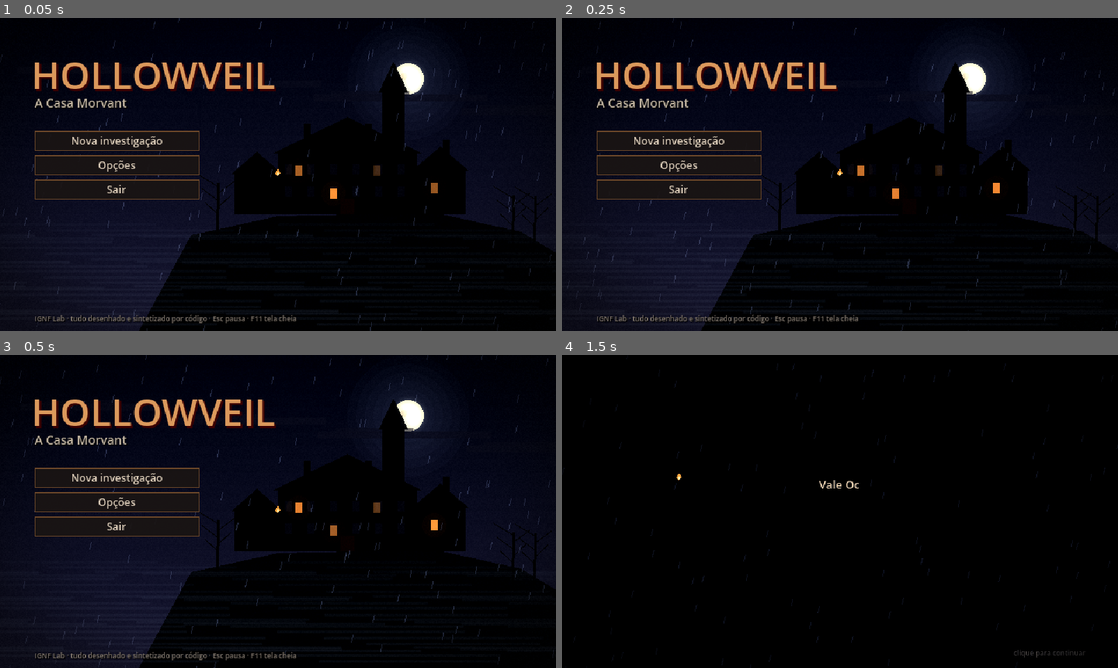
Above: before the commit, frames 1-4 (two rows, left to right).
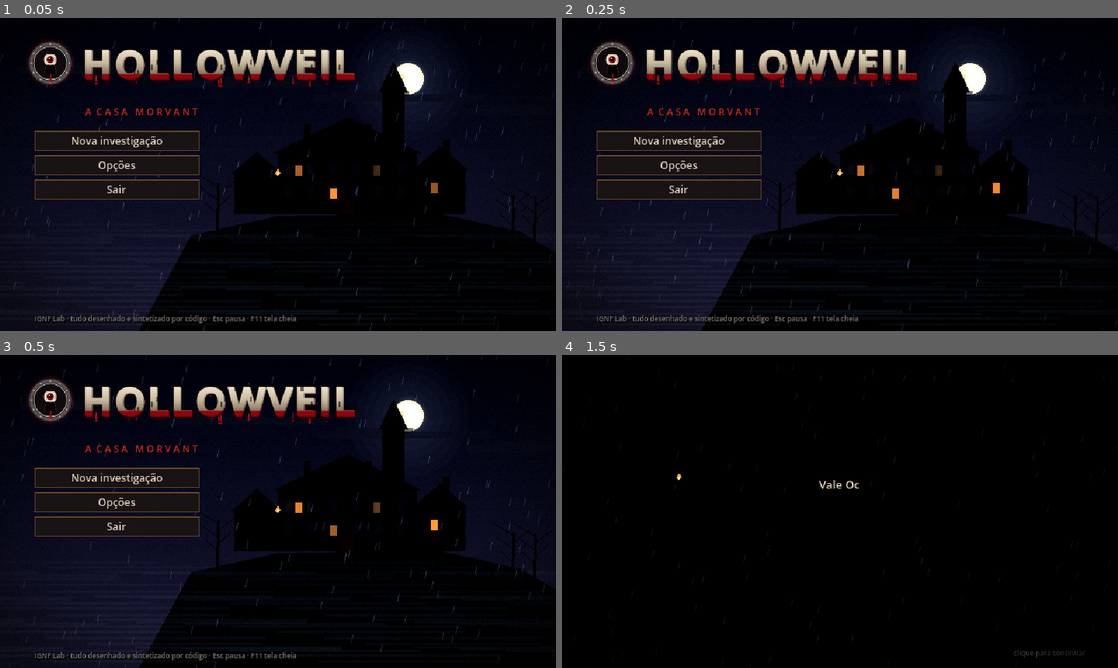
Above: after the commit, the same moments.

Repository: igonozoid/hollowveil
Game: Godot game, scene res://main.tscn
The game is run twice, just before and just after one commit, with the same random seed, the same clock (stepped at 60 frames per second) and the same inputs.
Inputs (mouse positions are in pixels of both pictures, inside the frame that each line leads up to):
- Up to frame 1 (0.05 s): no input
- Up to frame 2 (0.25 s): no input
- Up to frame 3 (0.5 s): no input
- Up to frame 4 (1.5 s): tap Enter at 0.5 s; move the mouse to (962, 495) at 0.52 s; hold Right (ui_right) 0.53-1.25 s; tap Z at 0.6 s; click (962, 495) at 0.67 s; click "Nova investigação" at 1.25 s

The runs differ from the first frame. In frame 1, 5.1% of the frame differs, in the area x 5-64%, y 7-32%; in frame 2, 5.1%; in frame 3, 5.1%; in frame 4, nothing differs.

Commit message:
Logo novo no menu: emblema, osso rachado encharcado de sangue e gotas que caem
Co-Authored-By: Claude Opus 5.5 <noreply@anthropic.com>

Diff:
--- /dev/null
+++ b/game/scripts/ui/logo.gd
@@ -0,0 +1,134 @@
+extends Control
+## O logo do jogo: o emblema (olho na fechadura), o nome em osso rachado que
+## se encharca de sangue na base e gotas que escorrem devagar e caem. Usado no
+## menu e na tela do final.
+
+const EMBLEM := preload("res://icons/emblem_128.png")
+
+const BONE_SHADER := """
+shader_type canvas_item;
+uniform float top_y = 6.0;
+uniform float glyph_h = 44.0;
+uniform float time = 0.0;
+varying float ly;
+void vertex() { ly = VERTEX.y; }
+float hash(vec2 p) { return fract(sin(dot(p, vec2(12.9898, 78.233))) * 43758.5453); }
+void fragment() {
+	float k = clamp((ly - top_y) / glyph_h, 0.0, 1.0);
+	vec3 top = vec3(0.97, 0.93, 0.84);
+	vec3 mid = vec3(0.78, 0.72, 0.62);
+	vec3 bot = vec3(0.38, 0.32, 0.27);
+	vec3 g = k < 0.5 ? mix(top, mid, k * 2.0) : mix(mid, bot, (k - 0.5) * 2.0);
+	// Rachaduras finas no osso.
+	vec2 cell = floor(FRAGCOORD.xy / 2.0);
+	float crack = step(0.965, hash(vec2(cell.x, floor(cell.y / 3.0))));
+	g *= 1.0 - crack * 0.55;
+	// A base encharcada de sangue, que sobe e desce como se respirasse.
+	float level = 0.8 - 0.03 * sin(time * 0.7);
+	float blood = smoothstep(level, level + 0.07, k);
+	g = mix(g, vec3(0.56, 0.02, 0.05), blood);
+	COLOR = vec4(g, COLOR.a);
+}
+"""
+
+var title := "HOLLOWVEIL"
+var font_size := 44
+var subtitle := "A  C A S A   M O R V A N T"
+var t := 0.0
+var labels: Array = []
+var mat: ShaderMaterial
+var drips: Array = []        # [x, comprimento, velocidade, largura]
+var drops: Array = []        # [posição, velocidade]
+var title_pos := Vector2(64, 0)
+var title_w := 0.0
+
+
+func _ready() -> void:
+	mouse_filter = Control.MOUSE_FILTER_IGNORE
+	var emblem := TextureRect.new()
+	emblem.texture = EMBLEM
+	emblem.expand_mode = TextureRect.EXPAND_IGNORE_SIZE
+	emblem.stretch_mode = TextureRect.STRETCH_KEEP_ASPECT_CENTERED
+	emblem.texture_filter = CanvasItem.TEXTURE_FILTER_LINEAR
+	emblem.position = Vector2(0, 2)
+	emblem.size = Vector2(56, 56)
+	emblem.mouse_filter = Control.MOUSE_FILTER_IGNORE
+	add_child(emblem)
+	var spacing := FontVariation.new()
+	spacing.base_font = ThemeDB.fallback_font
+	spacing.spacing_glyph = 3
+	spacing.variation_embolden = 0.8
+	var sh := Shader.new()
+	sh.code = BONE_SHADER
+	mat = ShaderMaterial.new()
+	mat.shader = sh
+	for layer in 2:
+		var l := Label.new()
+		l.text = title
+		l.position = title_pos
+		l.add_theme_font_override("font", spacing)
+		l.add_theme_font_size_override("font_size", font_size)
+		l.mouse_filter = Control.MOUSE_FILTER_IGNORE
+		if layer == 0:
+			l.add_theme_color_override("font_color", Color(0.06, 0.01, 0.02))
+			l.add_theme_color_override("font_outline_color", Color(0.04, 0.0, 0.01))
+			l.add_theme_constant_override("outline_size", 9)
+			l.add_theme_color_override("font_shadow_color", Color(0.25, 0.0, 0.02, 0.8))
+			l.add_theme_constant_override("shadow_offset_y", 3)
+		else:
+			l.material = mat
+		add_child(l)
+		labels.append(l)
+	var sub := Label.new()
+	sub.text = subtitle
+	sub.position = title_pos + Vector2(4, font_size + 34)
+	sub.add_theme_font_size_override("font_size", 11)
+	sub.add_theme_color_override("font_color", Color(0.78, 0.16, 0.14))
+	sub.add_theme_color_override("font_shadow_color", Color(0, 0, 0, 0.9))
+	sub.mouse_filter = Control.MOUSE_FILTER_IGNORE
+	add_child(sub)
+	_setup_drips.call_deferred()
+
+
+func _setup_drips() -> void:
+	var l: Label = labels[1]
+	title_w = l.size.x
+	mat.set_shader_parameter("top_y", l.size.y * 0.18)
+	mat.set_shader_parameter("glyph_h", l.size.y * 0.62)
+	var rng := RandomNumberGenerator.new()
+	rng.seed = 1911
+	for i in 9:
+		drips.append([rng.randf_range(0.04, 0.96) * title_w, rng.randf_range(2.0, 10.0), rng.randf_range(0.6, 2.2), rng.randf_range(1.0, 2.2)])
+
+
+func _process(delta: float) -> void:
+	t += delta
+	mat.set_shader_parameter("time", t)
+	var base_y := title_pos.y + (labels[1] as Label).size.y * 0.76 if not labels.is_empty() else 0.0
+	for d in drips:
+		d[1] += d[2] * delta
+		# Quando fica pesada demais, a gota se solta e cai.
+		if d[1] > 18.0:
+			drops.append([Vector2(title_pos.x + d[0], base_y + d[1]), 0.0])
+			d[1] = 2.0
+	for dr in drops:
+		dr[1] += 260.0 * delta
+		dr[0].y += dr[1] * delta
+	drops = drops.filter(func(dr): return dr[0].y < 380.0)
+	queue_redraw()
+
+
+func _draw() -> void:
+	if labels.is_empty():
+		return
+	var base_y := title_pos.y + (labels[1] as Label).size.y * 0.76
+	var blood := Color(0.56, 0.02, 0.05)
+	for d in drips:
+		var x: float = title_pos.x + d[0]
+		var ln: float = d[1]
+		var w: float = d[3]
+		draw_rect(Rect2(x - w * 0.5, base_y - 2.0, w, ln), blood)
+		draw_circle(Vector2(x, base_y + ln), w * 0.9, blood)
+		draw_rect(Rect2(x - w * 0.5, base_y, 1, ln * 0.7), Color(0.8, 0.12, 0.12, 0.7))
+	for dr in drops:
+		draw_rect(Rect2(dr[0] - Vector2(0.5, 2), Vector2(1.5, 3)), blood)
--- a/game/scripts/ui/menu.gd
+++ b/game/scripts/ui/menu.gd
@@ -8,6 +8,7 @@
 signal quit
 
 const Options := preload("res://scripts/ui/options.gd")
+const Logo := preload("res://scripts/ui/logo.gd")
 
 var t := 0.0
 var flash := 0.0
@@ -22,21 +23,9 @@
 func _ready() -> void:
 	ui.layer = 9
 	add_child(ui)
-	var title := Label.new()
-	title.text = "HOLLOWVEIL"
-	title.add_theme_font_size_override("font_size", 44)
-	title.add_theme_color_override("font_color", Color(0.86, 0.6, 0.36))
-	title.add_theme_color_override("font_shadow_color", Color(0.25, 0.0, 0.0, 0.9))
-	title.add_theme_constant_override("shadow_offset_x", 2)
-	title.add_theme_constant_override("shadow_offset_y", 2)
-	title.position = Vector2(36, 34)
-	ui.add_child(title)
-	var sub := Label.new()
-	sub.text = "A Casa Morvant"
-	sub.add_theme_font_size_override("font_size", 14)
-	sub.position = Vector2(40, 88)
-	sub.add_theme_color_override("font_color", Color(0.75, 0.7, 0.62))
-	ui.add_child(sub)
+	var logo := Logo.new()
+	logo.position = Vector2(30, 22)
+	ui.add_child(logo)
 	box.position = Vector2(40, 130)
 	box.custom_minimum_size = Vector2(190, 0)
 	box.add_theme_constant_override("separation", 5)
Binary file added: game/icons/emblem_128.png
